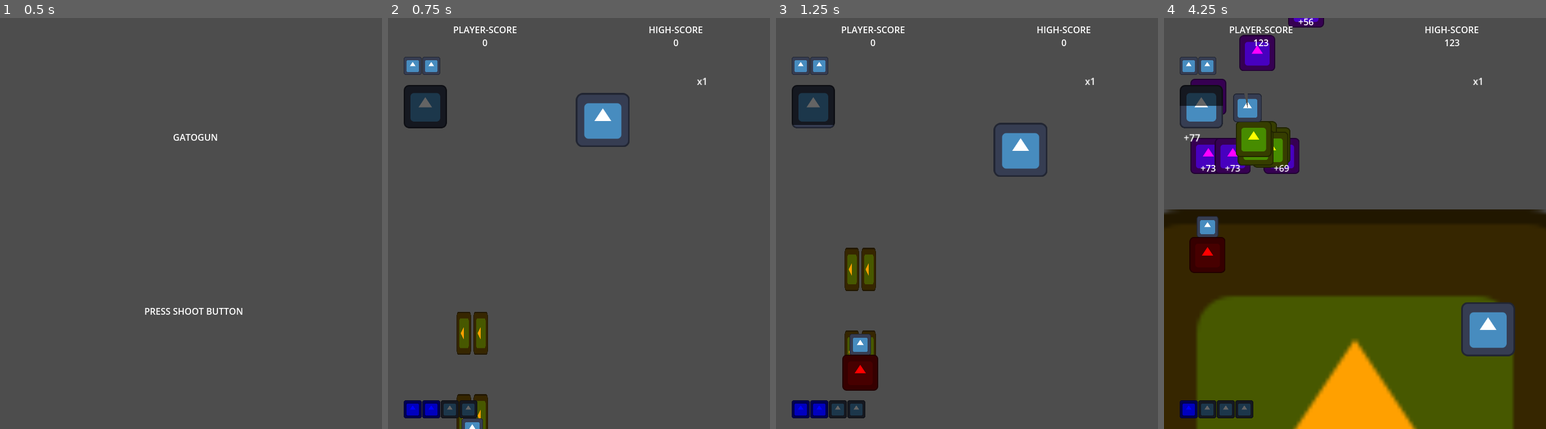
Above: before the commit, frames 1-4 (left to right).
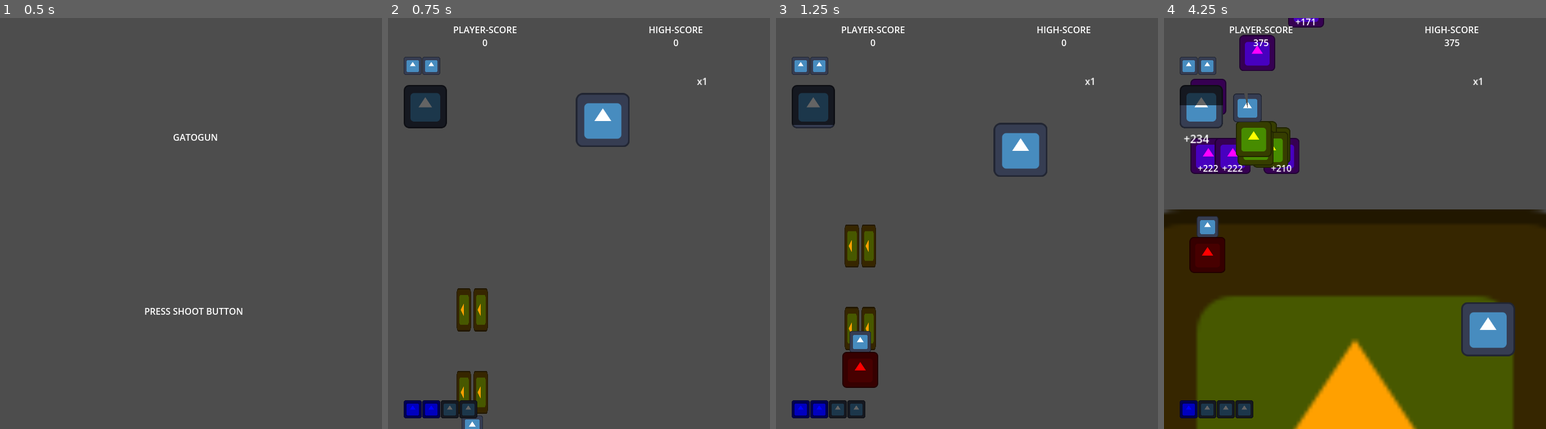
Above: after the commit, the same moments.

Repository: Zeroeth-0/Gatogun
Game: Godot game, scene res://scenes/UI/title_screen.tscn
Two runs of this game, one before a commit and one after it. Both use one fixed random seed, a clock stepped at 60 frames per second and the inputs below. The engine's default icon, where the game draws it, is replaced by a stand-in: a white triangle on a blue panel in a dark square.
Inputs:
- Up to frame 1 (0.5 s): no input
- Up to frame 2 (0.75 s): tap Enter (Start) at 0.5 s; hold Right (RIGHT) from 0.53 s (still down); hold Z (A) from 0.53 s (still down)
- Up to frame 3 (1.25 s): keep holding Right (RIGHT); keep holding Z (A); tap X (B) at 0.8 s
- Up to frame 4 (4.25 s): release Right (RIGHT) at 1.28 s; release Z (A) at 1.28 s; hold Down (DOWN) 1.28-2.03 s; tap X (B) at 1.35, 3.8 s; tap C (C) at 1.55 s; hold Right (RIGHT) 2.03-2.78 s; hold C (C) 2.03-2.78 s; tap Enter (Start) at 2.3, 2.85 s; hold Up (UP) 2.78-3.53 s; tap Z (A) at 3.05 s; hold Left (LEFT) from 3.53 s (still down); hold Z (A) from 3.53 s (still down)

Frame 1 is identical in both runs. In frame 2, 1.7% of the frame differs, in the area x 17-27%, y 65-100%; in frame 3, 1.8%, in the area x 17-27%, y 50-91%; in frame 4, 0.4%.

Commit message:
FULL REFACTOR (at last)

Diff:
--- a/scenes/UI/hud.tscn
+++ b/scenes/UI/hud.tscn
@@ -3,7 +3,7 @@
 [ext_resource type="Script" uid="uid://ccmb0til07tbv" path="res://source/UI/hud.gd" id="1_rd3kb"]
 [ext_resource type="Texture2D" uid="uid://cuojt0mdh67vh" path="res://icon.svg" id="2_y5tme"]
 
-[node name="HUD" type="Control" node_paths=PackedStringArray("gameScore", "highScore", "comboLabel", "multLabel", "intensityBar", "medalCountdown", "heartContainer", "currBombContainer", "maxBombContainer") groups=["HUD"]]
+[node name="HUD" type="Control" node_paths=PackedStringArray("gameScore", "highScore", "comboLabel", "multLabel", "hotBar", "medalCountdown", "heartContainer", "currBombContainer", "maxBombContainer") groups=["HUD"]]
 z_index = 100
 layout_mode = 3
 anchors_preset = 15
@@ -20,7 +20,7 @@
 highScore = NodePath("ScoreContainer/HighContainer/HighScore")
 comboLabel = NodePath("ComboLabel")
 multLabel = NodePath("MultLabel")
-intensityBar = NodePath("IntensityBar")
+hotBar = NodePath("HotBar")
 medalCountdown = NodePath("MedalCountdown")
 heartContainer = NodePath("HeartContainer")
 currBombContainer = NodePath("BombContainer/CurrBombContainer")
@@ -47,7 +47,7 @@
 offset_bottom = 170.0
 text = "x999"
 
-[node name="IntensityBar" type="TextureProgressBar" parent="."]
+[node name="HotBar" type="TextureProgressBar" parent="."]
 z_index = 10
 layout_mode = 0
 offset_left = 25.0
--- a/scenes/bullets/player/charge_bullet.tscn
+++ b/scenes/bullets/player/charge_bullet.tscn
@@ -10,7 +10,6 @@
 script = ExtResource("1_qwrgv")
 BulletType = 4
 speed = 0.0
-damage = 20
 
 [node name="Sprite2D" type="Sprite2D" parent="."]
 modulate = Color(1, 0.627451, 0, 1)
--- a/scenes/items/item.tscn
+++ b/scenes/items/item.tscn
@@ -1,6 +1,6 @@
 [gd_scene load_steps=3 format=3 uid="uid://c4c43cerdgpvu"]
 
-[ext_resource type="Script" uid="uid://dusllrupdy44j" path="res://source/items/item.gd" id="1_ogwa2"]
+[ext_resource type="Script" uid="uid://dusllrupdy44j" path="res://source/items/item_gatogun.gd" id="1_ogwa2"]
 
 [sub_resource type="RectangleShape2D" id="RectangleShape2D_ujur0"]
 
--- a/scenes/items/medal.tscn
+++ b/scenes/items/medal.tscn
@@ -1,6 +1,6 @@
 [gd_scene load_steps=4 format=3 uid="uid://cr88epenivqi"]
 
-[ext_resource type="Script" uid="uid://dusllrupdy44j" path="res://source/items/item.gd" id="1_8fdno"]
+[ext_resource type="Script" uid="uid://dusllrupdy44j" path="res://source/items/item_gatogun.gd" id="1_8fdno"]
 [ext_resource type="Texture2D" uid="uid://cuojt0mdh67vh" path="res://icon.svg" id="2_ggbcn"]
 
 [sub_resource type="RectangleShape2D" id="RectangleShape2D_ujur0"]
--- a/scenes/levels/world.tscn
+++ b/scenes/levels/world.tscn
@@ -109,7 +109,7 @@
 position = Vector2(261, 0)
 
 [node name="Ground" parent="." instance=ExtResource("5_sf1u2")]
-script = null
+waveFile = "res://source/levels/test_ground.txt"
 
 [node name="DeadBounds" parent="." instance=ExtResource("3_0hlg8")]
 
--- a/source/UI/continue.gd
+++ b/source/UI/continue.gd
@@ -20,7 +20,7 @@
 
 	timerLabel.text = str(countdown)
 
-func _process(delta):
+func _process(_delta):
 	if Input.is_action_just_pressed("A") or \
 	   Input.is_action_just_pressed("B") or \
 	   Input.is_action_just_pressed("C"):  # A, B, C por defecto
@@ -32,6 +32,7 @@
 		GAME.lives = 2
 		SCORE.reset_game_score()
 		GAME.store(GAME.CENTER, true)
+		GAME.spawn()
 		queue_free()
 
 func _on_timer_timeout():
@@ -41,5 +42,4 @@
 		# Aquí puedes decidir si terminar el juego o ir al menú principal
 		get_tree().paused = false
 		GAME.game_over()
-		GAME.selectedCharacter = null
 		queue_free()
--- a/source/UI/hud.gd
+++ b/source/UI/hud.gd
@@ -7,7 +7,7 @@
 @export var multLabel: RichTextLabel
 
 # === BARRAS ===
-@export var intensityBar: TextureProgressBar
+@export var hotBar: TextureProgressBar
 @export var medalCountdown: TextureProgressBar
 
 # === CONTENEDORES ===
@@ -17,7 +17,7 @@
 @export var resource_texture: Texture2D                                         # Textura contenedor
 
 # === VALORES INTERNOS ===
-var maxIntensity: float = SCORE.feverSize
+var maxHot: float = SCORE.hotSize
 var maxMedalCountdown: float = 5.0
 var currentLives
 var currentBombs
@@ -28,7 +28,7 @@
 var tween: Tween
 
 func _ready():
-	set_bar_vals(intensityBar, maxIntensity)
+	set_bar_vals(hotBar, maxHot)
 	set_bar_vals(medalCountdown, maxMedalCountdown)
 
 func _process(_delta):
@@ -43,7 +43,7 @@
 	_update_label_scale(multLabel, SCORE.mult, 0.05)
 
 	# Barras
-	intensityBar.value = SCORE.fever
+	hotBar.value = SCORE.hot
 	medalCountdown.value = SCORE.medalCountdown
 
 	# Contenedores
--- a/source/bullets/player_bullet.gd
+++ b/source/bullets/player_bullet.gd
@@ -6,8 +6,8 @@
 # === CONFIGURACIÓN EXPORTADA ===
 @export var BulletType: BulletEnum = BulletEnum.BURST
 @export var speed: float = 2500.0
-@export var damage: int = 1
-@export var lifeTime: float = 1.0
+@export var damage: float = 1.0
+@export var lifeTime: float = 1.5
 
 # === ESTADO INTERNO ===
 var direction: Vector2 = Vector2.UP
@@ -18,7 +18,7 @@
 func _ready() -> void:
 	if BulletType == BulletEnum.LASER:
 		var full_scale := 0.5 + (WEAPON.laserLvl * 0.25)
-		damage = WEAPON.laserLvl + 1
+		damage = WEAPON.laserLvl + 1.0
 		scale = Vector2(full_scale, full_scale)
 
 func _process(delta: float) -> void:
@@ -69,9 +69,9 @@
 	if area.is_in_group("Enemy") and BulletType != BulletEnum.BOMB and BulletType != BulletEnum.CHARGE:
 		SCORE.increase_combo(damage)
 		if INPUT.fireHold:
-			SCORE.keep_fever()
+			SCORE.keep_hot()
 		else:
-			SCORE.increase_fever(damage)
+			SCORE.increase_hot(damage)
 		queue_free()
 
 func _on_area_exited(area: Node) -> void:
--- a/source/enemies/enemy_gatogun.gd
+++ b/source/enemies/enemy_gatogun.gd
@@ -74,7 +74,7 @@
 			if bullet.has_method("cancel"): bullet.cancel()
 
 	if pulseMarked:
-		SCORE.increase_fever(5)
+		SCORE.increase_hot(5)
 		SCORE.increase_combo(100)
 
 	queue_free()
--- a/source/items/item.gd
+++ b/source/items/item.gd
@@ -1,79 +1,64 @@
 extends Area2D
 
-# === TIPOS DE ITEM ===
-enum ItemType { MEDAL, POWERUP, MAXPOWERUP, BOMB, ONEUP }
-
 # === EXPORTABLES CONFIGURABLES ===
-@export var itemEnum: ItemType = ItemType.MEDAL                                 # Tipo de item
 @export var speed: float = 200.0                                                # Velocidad hacia jugador
 @export var grav: float = 800.0                                                 # Gravedad
 @export var launchForce: float = 200.0                                          # Fuerza de lanzamiento inicial
 @export var delayBeforeFollow: float = 0.7                                      # Tiempo hasta ir a jugador
-@export var isMaxPowerUp: bool = false
 
 # === ESTADO INTERNO ===
 var velocity: Vector2 = Vector2.ZERO
 var followingPlayer: bool = false
-var oscillationTimer: float = 0.0
 var isCollected := false
 var powerupDir := Vector2(1, 1).normalized()
 var powerUpFollowPlayer: bool = false
+
+# === CONSTANTES ===
+const POWERUP_MOVE_SPEED: float = 150
+const POWERUP_FOLLOW_SPEED: float = 400
+const ITEM_HALF_SIZE: float = 16
 
 func _ready() -> void:
 	# Lanzamiento inicial con fuerza aleatoria hacia arriba
 	velocity = Vector2(0, randf_range(-launchForce * 0.5, -launchForce * 2))
 
 	# Esperar antes de activar seguimiento
-	await get_tree().create_timer(delayBeforeFollow).timeout
+	await get_tree().create_timer(delayBeforeFollow, false).timeout
 	followingPlayer = true
 
-func _process(delta: float) -> void:
-	match itemEnum:
-		ItemType.MEDAL: _move_medal(delta) # Movimiento medalla
-		_: _move_powerup(delta) # Movimiento potenciador
-
 func _move_medal(delta):
-		if followingPlayer: _move_towards_player(delta)
-		else:
-			velocity.y += grav * delta
-			position += velocity * delta
+	if followingPlayer: _move_towards_player(delta)
+	else:
+		velocity.y += grav * delta
+		position += velocity * delta
 
 func _move_powerup(delta):
-	var moveSpeed := 150.0
-	if !powerUpFollowPlayer: position += powerupDir * moveSpeed * delta
+	var moveSpeed := POWERUP_MOVE_SPEED
+	if !powerUpFollowPlayer:
+		position += powerupDir * moveSpeed * delta
+		_bounce_off_walls()
 
-	# Obtener los límites de la pantalla
-	var screenSize := get_viewport().get_visible_rect().size
-	var halfSize := 16
+	if powerUpFollowPlayer:
+		speed = POWERUP_FOLLOW_SPEED
+		_move_towards_player(delta)
+
+func _bounce_off_walls():
+	var screenSize := get_viewport_rect().size
 
 	# Revisar colisiones con los bordes de la pantalla
-	if position.x - halfSize <= 0 or position.x + halfSize >= screenSize.x:
+	if position.x - ITEM_HALF_SIZE <= 0 or position.x + ITEM_HALF_SIZE >= screenSize.x:
 		powerupDir.x *= -1
-	if position.y - halfSize <= 0 or position.y + halfSize >= screenSize.y:
+	if position.y - ITEM_HALF_SIZE <= 0 or position.y + ITEM_HALF_SIZE >= screenSize.y:
 		powerupDir.y *= -1
-
-	if GAME.get_player().y < 250: powerUpFollowPlayer = true
-	if powerUpFollowPlayer:
-		speed = 400
-		_move_towards_player(delta)
 
 func _move_towards_player(delta: float) -> void:
 	var playerPos = GAME.get_player()
 	var direction = (playerPos - position).normalized()
 	position += direction * speed * delta
 
-func _on_area_entered(area: Node) -> void:
-	if isCollected: return
-	if area.is_in_group("Collect"):
-		isCollected = true  # Bloquea múltiples ejecuciones
-		match itemEnum:
-			ItemType.MEDAL:
-				GAME.innerMedalChain += 1
-				SCORE.increase_mult()
-			ItemType.POWERUP: WEAPON.lvl_up("ALL")
-			ItemType.MAXPOWERUP: WEAPON.lvl_up("MAX")
-			ItemType.BOMB:
-				var player = get_tree().get_first_node_in_group("Player")
-				if player.bombCount < player.maxBombs: player.bombCount += 1
-			ItemType.ONEUP: if GAME.lives < 6: GAME.lives += 1
-		queue_free()
+# === RECOGER BASE ===
+#func _on_area_entered(area: Node) -> void:
+#	if isCollected: return
+#	if area.is_in_group("Collect"):
+#		isCollected = true  # Bloquea múltiples ejecuciones
+#		queue_free()
--- /dev/null
+++ b/source/items/item_gatogun.gd
@@ -0,0 +1,33 @@
+extends "res://source/items/item.gd"
+
+# === TIPOS DE ITEM ===
+enum ItemType { MEDAL, POWERUP, MAXPOWERUP, BOMB, ONEUP }
+
+# === EXPORTABLES CONFIGURABLES ===
+@export var itemEnum: ItemType = ItemType.MEDAL                                 # Tipo de item
+
+# === CONSTANTES ===
+const COLLECT_HEIGHT_THRESHOLD: float = 250
+
+func _process(delta: float) -> void:
+	match itemEnum:
+		ItemType.MEDAL: _move_medal(delta) # Movimiento medalla
+		_: _move_powerup(delta) # Movimiento potenciador
+
+	if GAME.get_player().y < COLLECT_HEIGHT_THRESHOLD: powerUpFollowPlayer = true
+
+func _on_area_entered(area: Node) -> void:
+	if isCollected: return
+	if area.is_in_group("Collect"):
+		isCollected = true  # Bloquea múltiples ejecuciones
+		match itemEnum:
+			ItemType.MEDAL:
+				GAME.innerMedalChain += 1
+				SCORE.increase_mult()
+			ItemType.POWERUP: WEAPON.lvl_up("ALL")
+			ItemType.MAXPOWERUP: WEAPON.lvl_up("MAX")
+			ItemType.BOMB:
+				var player = get_tree().get_first_node_in_group("Player")
+				if player.bombCount < player.maxBombs: player.bombCount += 1
+			ItemType.ONEUP: if GAME.lives < 6: GAME.lives += 1
+		queue_free()
--- a/source/levels/level_parser.gd
+++ b/source/levels/level_parser.gd
@@ -44,7 +44,7 @@
 		for l in expanded_lines:
 			var data = _parse_wave_line(l)
 			if data.is_empty(): continue
-			await get_tree().create_timer(data.delay).timeout
+			await get_tree().create_timer(data.delay, false).timeout
 			_spawn_enemy(data)
 
 	file.close()
--- a/source/player/player.gd
+++ b/source/player/player.gd
@@ -82,7 +82,7 @@
 func activate_shield(duration: float) -> void:
 	canDie = false
 	sprite.modulate = Color.RED
-	await get_tree().create_timer(duration).timeout
+	await get_tree().create_timer(duration, false).timeout
 	canDie = true
 	sprite.modulate = Color.GREEN
 
--- a/source/weapons/burst_weapon.gd
+++ b/source/weapons/burst_weapon.gd
@@ -24,10 +24,10 @@
 func _fire_burst(direction: Vector2, scene: PackedScene) -> void:
 	canFire = false
 	for i in MAX_BULLETS:
-		await get_tree().create_timer(0.05).timeout
+		await get_tree().create_timer(0.05, false).timeout
 		_fire_bullet(direction, scene)
 
-	await get_tree().create_timer(fireRate if direction == INPUT.fireDir else 0.0).timeout
+	await get_tree().create_timer(fireRate if direction == INPUT.fireDir else 0.0, false).timeout
 	canFire = true
 
 func _fire_bullet(direction: Vector2, scene: PackedScene) -> void:
--- a/source/weapons/emitter.gd
+++ b/source/weapons/emitter.gd
@@ -143,7 +143,7 @@
 		elif rotation_degrees <= rotationAngle and rotationAngle < 360: rotationDirection = 0
 
 func shoot() -> void:
-	await get_tree().create_timer(delay).timeout
+	await get_tree().create_timer(delay, false).timeout
 	var timeSinceLastBurst := 0.0
 
 	while true:
@@ -158,7 +158,7 @@
 		for i in burstCount:
 			if speedVar == SpeedVar.BULLET: currentSpeed *= speedVariation
 			if canShoot: fire(currentSpeed)
-			await get_tree().create_timer(bulletInterval).timeout
+			await get_tree().create_timer(bulletInterval, false).timeout
 
 		# Resetea cantidad de brazos
 		usableArms = arms
@@ -169,7 +169,7 @@
 		timeSinceLastBurst = (Time.get_ticks_msec() / 1000.0) - burstStartTime
 
 		# Si sobró tiempo antes del siguiente warmUp, esperamos lo que falta
-		if timeSinceLastBurst < warmUp: await get_tree().create_timer(warmUp - timeSinceLastBurst).timeout
+		if timeSinceLastBurst < warmUp: await get_tree().create_timer(warmUp - timeSinceLastBurst, false).timeout
 
 func fire(currentSpeed: float) -> void:
 	var spreadStep
--- a/utils/GameManager.gd
+++ b/utils/GameManager.gd
@@ -25,6 +25,7 @@
 var spawnPos: Vector2 = Vector2(0, 0)
 var spawnContinued: bool = false
 var playing: bool = false
+var dead: bool = false
 
 func _process(_delta):
 	if get_tree().get_nodes_in_group("Level").size() >= 1:
@@ -38,37 +39,60 @@
 		bombCount = player.bombCount
 
 func spawn() -> void:
-	# Si ya hay un jugador en escena, no hacer nada
 	if get_tree().get_nodes_in_group("Player").size() > 0: return
 
-	# Solo se hace respawn si hay personaje seleccionado y vidas disponibles
-	if cat and lives >= 0:
-		# Instanciar potenciadores
-		var totalItems = (WEAPON.burstLvl - 1) + WEAPON.optionCounter if !spawnContinued else 0
-		for i in totalItems - get_tree().get_nodes_in_group("PowerUp").size():
-			var item = powerUp.instantiate()
-			item.position = spawnPos
-			item.powerupDir = directions[i]
-			get_tree().current_scene.call_deferred("add_child", item)
+	if not cat: return
 
-		# Resetear estado (armas + cadenas/combos)
-		SCORE.reset()
-		WEAPON.reset_lvl()
+	if lives >= 0:
+		_respawn_player()
+	else:
+		_show_continue()
 
-		# Instanciar jugador
-		var instance = cat.instantiate()
-		instance.position = spawnPoint
-		if get_tree().current_scene: get_tree().current_scene.call_deferred("add_child", instance)
-	elif cat and lives < 0:
-		var uiCont = uiContinue.instantiate()
-		uiCont.position = Vector2(0, 0)
-		if get_tree().current_scene: get_tree().current_scene.call_deferred("add_child", uiCont)
+func _respawn_player() -> void:
+	dead = false
+
+	_spawn_missing_powerups()
+	_reset_game_state()
+	_instance_player()
 
 	if spawnContinued:
-		var item = maxPowerUp.instantiate()
-		item.position = spawnPos
-		item.powerupDir = directions[0]
-		get_tree().current_scene.call_deferred("add_child", item)
+		_spawn_powerup(3, maxPowerUp)
+
+func _spawn_missing_powerups() -> void:
+	if spawnContinued: return
+
+	var counter = 0
+	var totalBurst = WEAPON.burstLvl - 1
+	var totalLaser = WEAPON.laserLvl - 1
+
+	for i in totalBurst:
+		_spawn_powerup(i, powerUp)
+		counter += 1
+
+	for i in totalLaser: _spawn_powerup(counter + i, powerUp)
+
+func _spawn_powerup(index: int, node: PackedScene) -> void:
+	var item = node.instantiate()
+	item.position = spawnPos
+	item.powerupDir = directions[index % directions.size()]  # seguridad por índice
+	get_tree().current_scene.call_deferred("add_child", item)
+
+func _reset_game_state() -> void:
+	SCORE.reset()
+	WEAPON.reset_lvl()
+
+func _instance_player() -> void:
+	var instance = cat.instantiate()
+	instance.position = spawnPoint
+	get_tree().current_scene.call_deferred("add_child", instance)
+
+func _show_continue() -> void:
+	if dead: return
+
+	dead = true
+	var uiCont = uiContinue.instantiate()
+	uiCont.position = Vector2(0, 0)
+	get_tree().current_scene.call_deferred("add_child", uiCont)
 
 func get_player() -> Vector2:
 	var players = get_tree().get_nodes_in_group("Player")
@@ -84,4 +108,5 @@
 	spawnContinued = continued
 
 func game_over():
+	_reset_game_state()
 	get_tree().change_scene_to_packed(gameOver)
--- a/utils/ScoreManager.gd
+++ b/utils/ScoreManager.gd
@@ -1,24 +1,37 @@
 extends Node
 
+# === CONST NUMS ===
+const ZERO: int = 0
+const ZERO_POINT: float = 0.0
+const ONE: int = 1
+const ONE_POINT: float = 1.0
+const POINT_ONE: float = 0.1
+
+# === CONST VALS ===
+const HOT_DRAIN_RATE: float = 50.0
+const HOT_SIZE: float = 100.0
+const COMBO_LIMIT: float = 0.001
+const MULT_DRAIN_LIMIT: float = 0.03
+
 # === ESTADO DE PUNTUACIÓN ===
-var GeneralGameScore: int = 0
-var combo: int = 0
-var fever: float = 0
-var medalCountdown: float = 0
-var mult: int = 1
+var GeneralGameScore: int = ZERO
+var combo: int = ZERO
+var hot: float = ZERO
+var medalCountdown: float = ZERO
+var mult: int = ONE
 
 # === TIMERS ===
-var comboTimer: float = 0.1
-var comboDrainTime: float = 0.0
-var multDrainTime: float = 0.0
-var feverTimer: float = 1.0
+var comboResetTimer: float = POINT_ONE
+var comboDrainTime: float = ZERO_POINT
+var multDrainTime: float = ZERO_POINT
+var hotDrainDelay: float = ONE_POINT
 
 # === CONFIGURACIÓN DE SISTEMA ===
-var feverDrainRate: float = 50.0
-var feverSize: float = 100
-var comboLimit: float = 0.001
-var multDrainLimit: float = 0.03
-var rank = 1
+var hotDrainRate: float = HOT_DRAIN_RATE
+var hotSize: float = HOT_SIZE
+var comboLimit: float = COMBO_LIMIT
+var multDrainLimit: float = MULT_DRAIN_LIMIT
+var rank = ONE
 
 # === REFERENCIAS UI ===
 var HUD: Control = null
@@ -26,34 +39,28 @@
 
 # === LOOP PRINCIPAL ===
 func _process(delta: float) -> void:
-	_update_labels()
-	_update_fever(delta)
+	_update_hot(delta)
 	_update_combo(delta)
 	_update_mult(delta)
-	_check_caps()
 
 	if medalCountdown >= 0:
 		medalCountdown -= delta
 	else:
 		medalCountdown = 0
 
-# === ACTUALIZACIÓN DE LABELS ===
-func _update_labels() -> void:
-	HUD = get_tree().get_first_node_in_group("HUD")
-
-# === SISTEMA DE FIEBRE ===
-func _update_fever(delta: float) -> void:
-	if fever > 0:
-		if feverTimer > 0:
-			feverTimer -= delta
+# === SISTEMA DE INTENSIDAD ===
+func _update_hot(delta: float) -> void:
+	if hot > 0:
+		if hotDrainDelay > 0:
+			hotDrainDelay -= delta
 		else:
-			fever -= feverDrainRate * delta
-			if fever <= 0:
-				fever = 0
+			hot -= hotDrainRate * delta
+			if hot <= 0:
+				hot = 0
 
 # === SISTEMA DE MULT ===
 func _update_mult(delta: float) -> void:
-	if fever <= 0 and mult > 1:
+	if hot <= 0 and mult > 1:
 		multDrainTime += delta
 		while multDrainTime >= multDrainLimit:
 			if (mult - 3 >= 1): mult -= 3
@@ -62,15 +69,15 @@
 
 # === SISTEMA DE COMBO ===
 func _update_combo(delta: float) -> void:
-	if fever <= 0 and comboTimer >= 0:
-		comboTimer -= delta
+	if hot <= 0 and comboResetTimer >= 0: comboResetTimer -= delta
 
 	if combo <= 0:
 		combo = 0
 		return
 
-	if comboTimer <= 0:
-		if HUD: HUD.label_out()
+	if comboResetTimer <= 0:
+		var hud = _get_hud()
+		if hud: hud.label_out()
 		comboAvailable = true
 		comboDrainTime += delta
 
@@ -79,40 +86,38 @@
 		comboLimit = max(baseLimit * pow(0.95, combo), minLimit)
 
 		while comboDrainTime >= comboLimit:
-			combo -= 1
+			combo -= 3
 			comboDrainTime -= comboLimit
-
-# === RESTRICCIONES DE VALORES MÁXIMOS ===
-func _check_caps() -> void:
-	fever = clamp(fever, 0, feverSize)
 
 # === FUNCIONES PÚBLICAS ===
 
 func increase_combo(value: int) -> void:
 	if comboAvailable:
-		if HUD: HUD.label_in()
+		var hud = _get_hud()
+		if hud: hud.label_in()
 		comboAvailable = false
-	combo += value
-	comboTimer = 0.1
+	combo += value * 3
+	comboResetTimer = 0.1
 	comboLimit = 0.001
 
-func increase_fever(value: int) -> void:
-	fever = min(fever + value, feverSize)
-	feverTimer = 1.0  # Delay antes de que empiece a bajar
+func increase_hot(value: int) -> void:
+	hot = clampf(hot + value, 0.0, hotSize)
+	hotDrainDelay = 1.0  # Delay antes de que empiece a bajar
 
-func keep_fever() -> void:
-	feverTimer = 0.1
+func keep_hot() -> void:
+	hotDrainDelay = 0.1
 
 func increase_mult() -> void:
 	mult += 1
 
 func reset() -> void:
 	if rank > 1: rank -= 1
-	fever = 0
+	hot = 0
 	combo = 0
 	mult = 1
 	multDrainTime = 0.0
-	if HUD: HUD.label_out()
+	var hud = _get_hud()
+	if hud: hud.label_out()
 
 func add_score(score: int) -> void:
 	GeneralGameScore += score * mult
@@ -120,3 +125,10 @@
 func reset_game_score() -> void:
 	GeneralGameScore = 0
 	rank = 1
+
+func _get_hud() -> Control:
+	if HUD and HUD.get_parent(): return HUD
+
+	# Si no existe
+	HUD = get_tree().get_first_node_in_group("HUD")
+	return HUD
Not shown, added: source/Gatogun Scripts.txt
Not shown, changed: source/items/item.gd.uid
Not shown, added: source/items/item_gatogun.gd.uid
